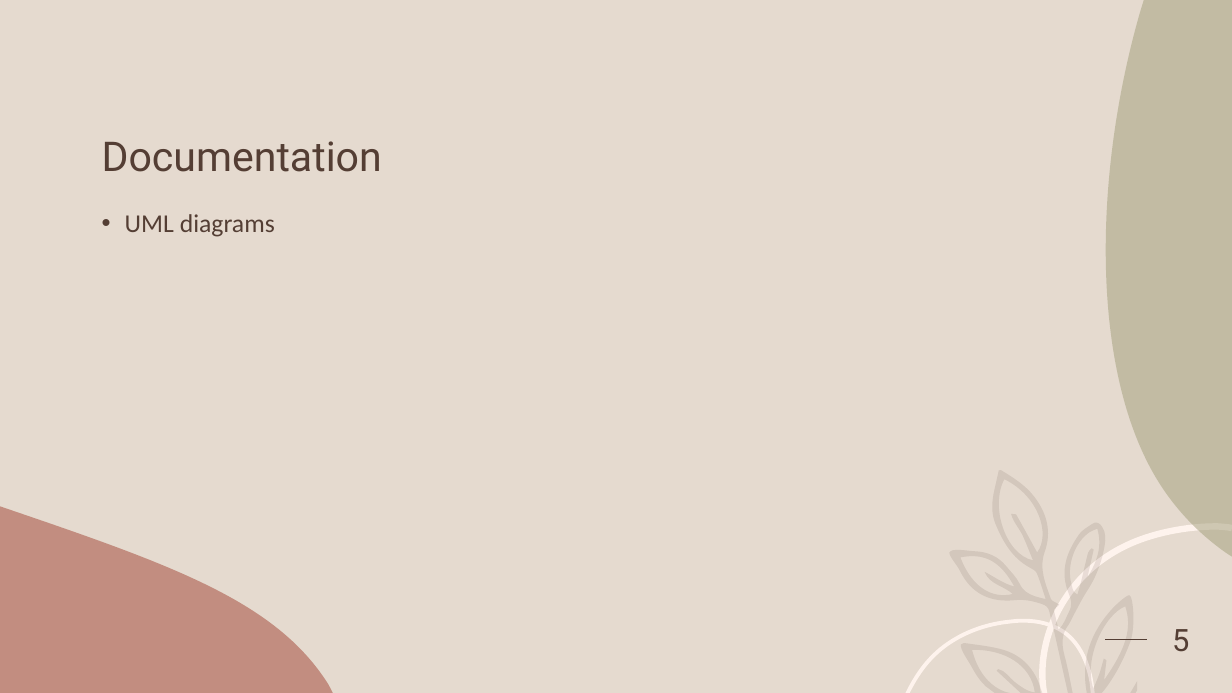
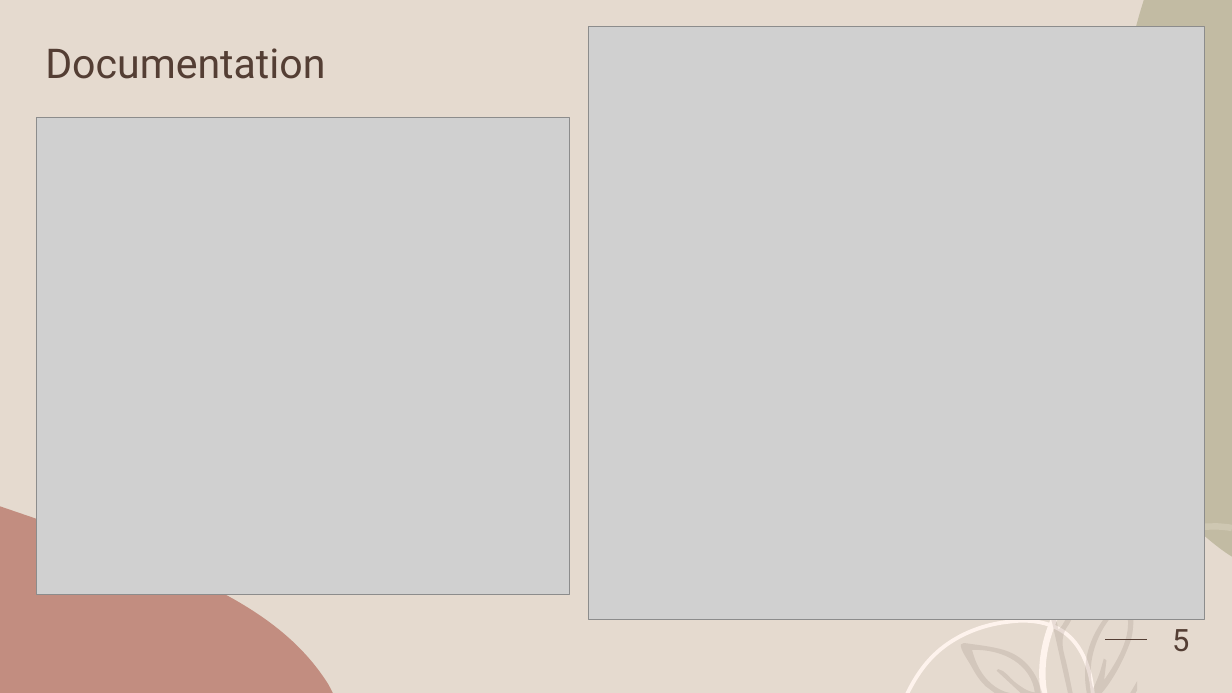
Before and after one commit to walkeredwards/OOP-FinalProject, a slide deck: slide 5 of The Game of Chess.pptx. Drawn at 1232x693 pixels with LibreOffice and Linux fonts; fonts in the diff are those of the drawing; grey boxes stand for pictures. Boxes give left, top, right and bottom in pixels: in the first picture for what was removed or moved away, otherwise in the second. Text is boxed around its words. In the diff, an @@ line names an element or a change of style, - is before the commit and + after.

Commit message:
updated powerpoint

```diff
--- a/The Game of Chess.pptx
+++ b/The Game of Chess.pptx
@@ title "Documentation": place and size @@
-title "Documentation" at box(102, 141, 382, 172)
+title "Documentation" at box(45, 48, 325, 79)
@@ picture added at box(589, 27, 1205, 619) @@
@@ picture added at box(36, 117, 570, 594) @@
@@ text removed at box(125, 214, 275, 237) @@
-• UML diagrams
```
